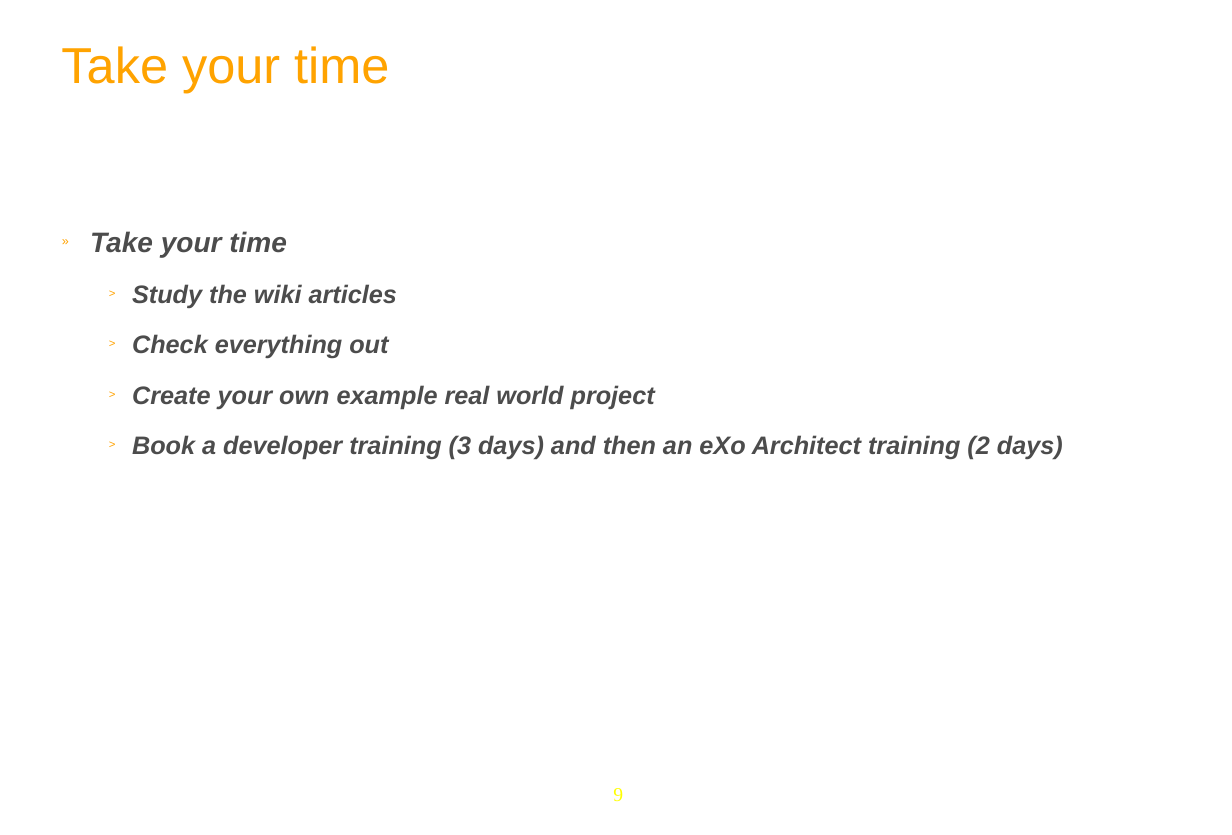
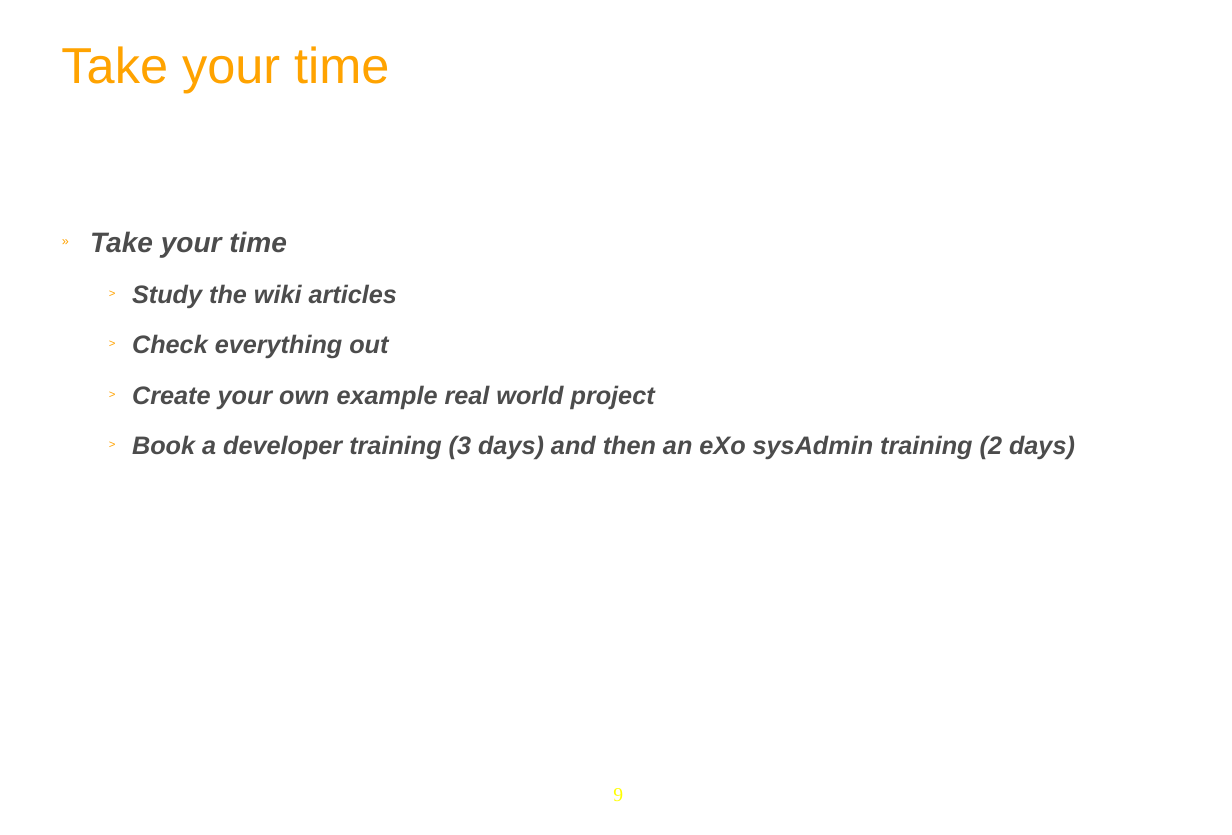
Before and after one commit to anhvurz90/training, a slide deck: slide 9 of slides/exo-fundamentals/en/190-Summary-XFund-en.ppt. Drawn at 1232x835 pixels with LibreOffice and Linux fonts; fonts in the diff are those of the drawing; background and template pictures are left out. Boxes give left, top, right and bottom in pixels: in the first picture for what was removed or moved away, otherwise in the second. Text is boxed around its words. In the diff, an @@ line names an element or a change of style, - is before the commit and + after.

```diff
--- a/slides/exo-fundamentals/en/190-Summary-XFund-en.ppt
+++ b/slides/exo-fundamentals/en/190-Summary-XFund-en.ppt
@@ text at [132,435,1075,460]: text changed @@
-  > Book a developer training (3 days) and then an eXo Architect training (2 days)
+  > Book a developer training (3 days) and then an eXo sysAdmin training (2 days)
```
Also in this commit, not shown: 1 other slide changed, 6 other files.
